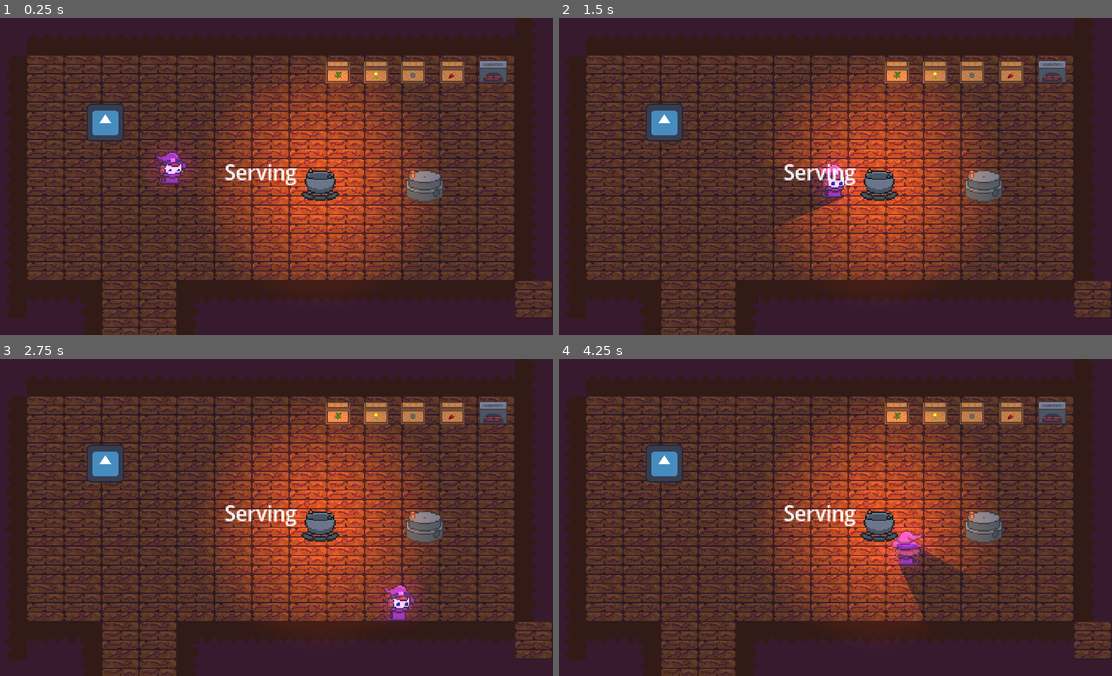
Above: before the commit, frames 1-4 (two rows, left to right).
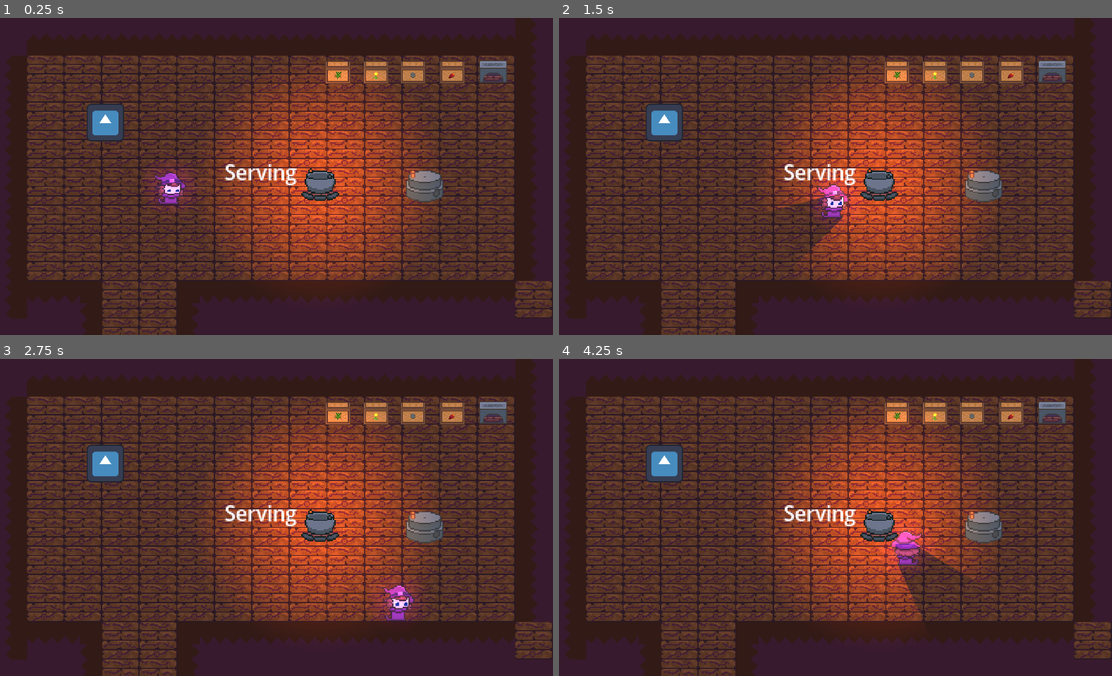
Above: after the commit, the same moments.

Repository: Yatagarasu163/apothecary-allergies
Game: Godot game, scene res://Assets/Scenes/testing_scene.tscn
Same seed, same stepped clock (60 frames per second), same inputs: the game is played once before the commit and once after it. The engine's default icon, where the game draws it, is replaced by a stand-in: a white triangle on a blue panel in a dark square.
Inputs:
- Up to frame 1 (0.25 s): no input
- Up to frame 2 (1.5 s): hold D (WalkRight) 0.53-1.28 s; tap F (Interact) at 0.6 s; hold S (WalkDown) from 1.28 s (still down); tap E (Add) at 1.35 s
- Up to frame 3 (2.75 s): tap F (Interact) at 1.55, 2.3 s; release S (WalkDown) at 2.03 s; hold D (WalkRight) from 2.03 s (still down); tap Space (Dash) at 2.1 s
- Up to frame 4 (4.25 s): release D (WalkRight) at 2.78 s; hold W (WalkUp) 2.78-3.53 s; tap F (Interact) at 2.85, 3.6 s; hold A (WalkLeft) from 3.53 s (still down)

The runs differ from the first frame. In frame 1, 0.7% of the frame differs, in the area x 27-35%, y 41-59%; in frame 2, 2.2%, in the area x 37-53%, y 44-76%; in frame 3, 0.1%; in frame 4, 0.2%.

Commit message:
by CX
Now after we cure the patient, the patient will go to a place and disappear, when u(which is Narish) take over it, remember to change the code at patient.gd line 85 from "queue_free()" to play animation of patient celebrate they got cure

Diff:
--- a/Assets/Scenes/testing_scene.tscn
+++ b/Assets/Scenes/testing_scene.tscn
@@ -110,7 +110,7 @@
 [node name="Testing Scene" type="Node2D" unique_id=1542158696]
 
 [node name="Player" parent="." unique_id=2026092582 instance=ExtResource("1_eegtx")]
-position = Vector2(622, 505)
+position = Vector2(619, 574)
 
 [node name="Camera2D" parent="." unique_id=1833252064 instance=ExtResource("5_rpgfy")]
 
--- a/Assets/Scripts/Patient Scripts/patient.gd
+++ b/Assets/Scripts/Patient Scripts/patient.gd
@@ -8,6 +8,7 @@
 var queueing : bool = false
 var waiting_for_cure : bool = false
 @export var queue_point:Vector2 = Vector2(530, 600);
+@export var yeepee_point:Vector2 = Vector2(1399.0, 300.0)
 var current_sickness = null;
 
 # Called when the node enters the scene tree for the first time.
@@ -22,31 +23,28 @@
 
 # Called every frame. 'delta' is the elapsed time since the previous frame.
 func _process(_delta: float) -> void:
-	if(patien_status == false):
-		if(position.y > queue_point.y):
-			position.y -= speed
+	check_patient_status();
 	if interactable == true:
 		if Input.is_action_just_pressed("Interact"):
 			if(!waiting_for_cure):
-				label.text = "Press F to take order"
-				label.visible = true;
-				print("Player took customer's order")
 				label.visible = false
 				chat_bubble.play_symptom_anim();
 				await get_tree().create_timer(2.0).timeout
 				chat_bubble.visible = false
 				waiting_for_cure = true
 			else:
-				label.text = "Press F to give medicine"
 				serve_medicine();
 
 
 func _on_area_2d_body_entered(body: Node2D) -> void:
 	if(body.is_in_group("Player") && queueing == false):
-		label.visible = true
 		interactable = true
+		if(!waiting_for_cure):
+			label.text = "Press F to take order"
+			label.visible = true
+		else:
+			label.text = "Press F to give medicine"
 	elif(body.is_in_group("Patient")):
-		print("Patient hit patient")
 		speed = 0
 		queueing = true
 
@@ -57,6 +55,7 @@
 		interactable = false
 	if(body.is_in_group("Patient")):
 		speed = 10
+		queueing = false
 
 func serve_medicine() -> void:
 	var given_medicine = GameManager.player_inventory;
@@ -66,8 +65,21 @@
 		print("Taken the right cure!");
 		GameManager.player_inventory = null;
 		GameManager.player_inventory_sprite = null;
+		patien_status = true;
 	else:
 		label.text = "That's not my allergy!";
 		label.visible = true;
 		await get_tree().create_timer(2.0).timeout;
 		label.visible = false;
+
+func check_patient_status() -> void:
+	if(patien_status == false):
+		if(position.y > queue_point.y):
+			position.y -= speed
+	else:
+		if(position.x < yeepee_point.x):
+			position.x += speed
+		elif(position.y > yeepee_point.y):
+			position.y -= speed
+		else:
+			queue_free();
--- a/Assets/Scripts/roomCamTrigger.gd
+++ b/Assets/Scripts/roomCamTrigger.gd
@@ -17,5 +17,4 @@
 
 func _on_body_entered(body: Node2D) -> void:
 	if (body.name == "Player"):
-		print("Player enter the serving area")
 		camera_2d.setNewPosition(roomCamPosition)
Not shown: 1 places in Assets/Scenes/testing_scene.tscn that only renumber resources
